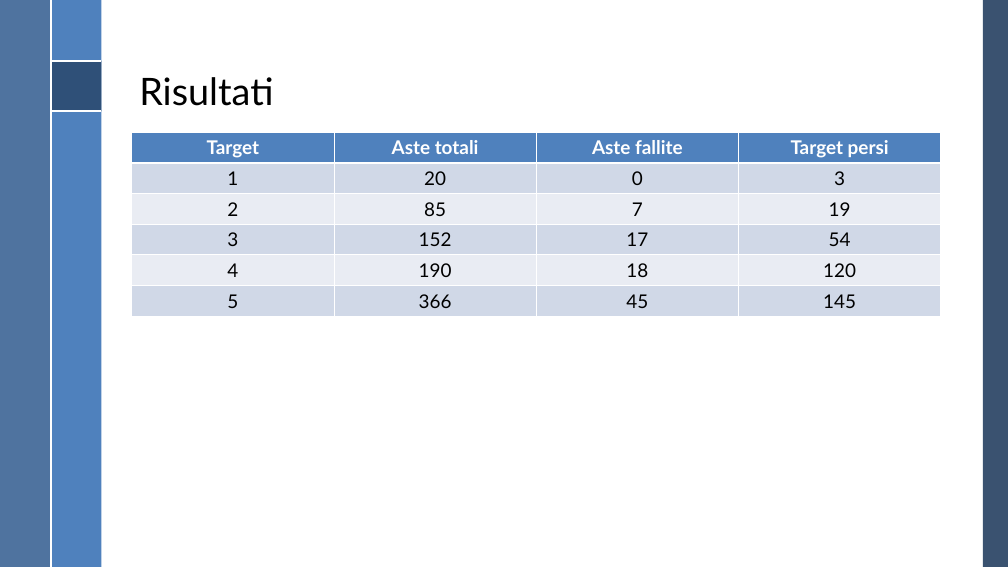
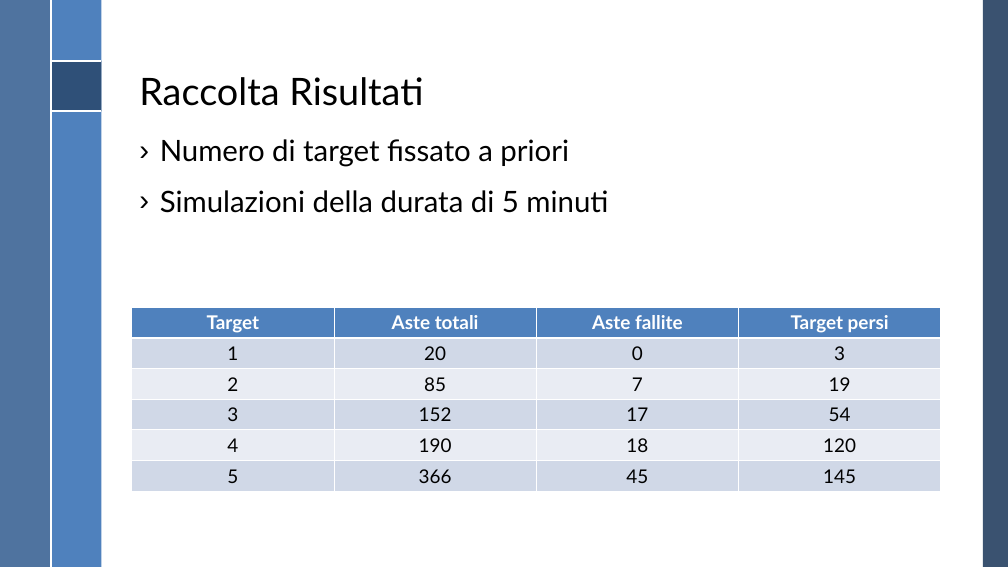
Before and after one commit to RiccardoGrieco/masTracking, a slide deck: slide 9 of Presentazione MAS/Presentazione MAS.pptx. Drawn at 1008x567 pixels with LibreOffice and Linux fonts; fonts in the diff are those of the drawing; background and template pictures are left out. Boxes give left, top, right and bottom in pixels: in the first picture for what was removed or moved away, otherwise in the second. Text is boxed around its words. In the diff, an @@ line names an element or a change of style, - is before the commit and + after.

```diff
--- a/Presentazione MAS/Presentazione MAS.pptx
+++ b/Presentazione MAS/Presentazione MAS.pptx
@@ title at (x1=139, y1=77, x2=423, y2=106): text changed @@
-Risultati
+Raccolta Risultati
@@ text added at (x1=160, y1=139, x2=608, y2=213), 28 pt, text #000000 @@
+› Numero di target fissato a priori
+› Simulazioni della durata di 5 minuti
@@ table moved from (x1=132, y1=132, x2=939, y2=316) to (x1=132, y1=307, x2=939, y2=491) @@
```
Also in this commit, not shown: 6 other slides changed, 3 slides added.
